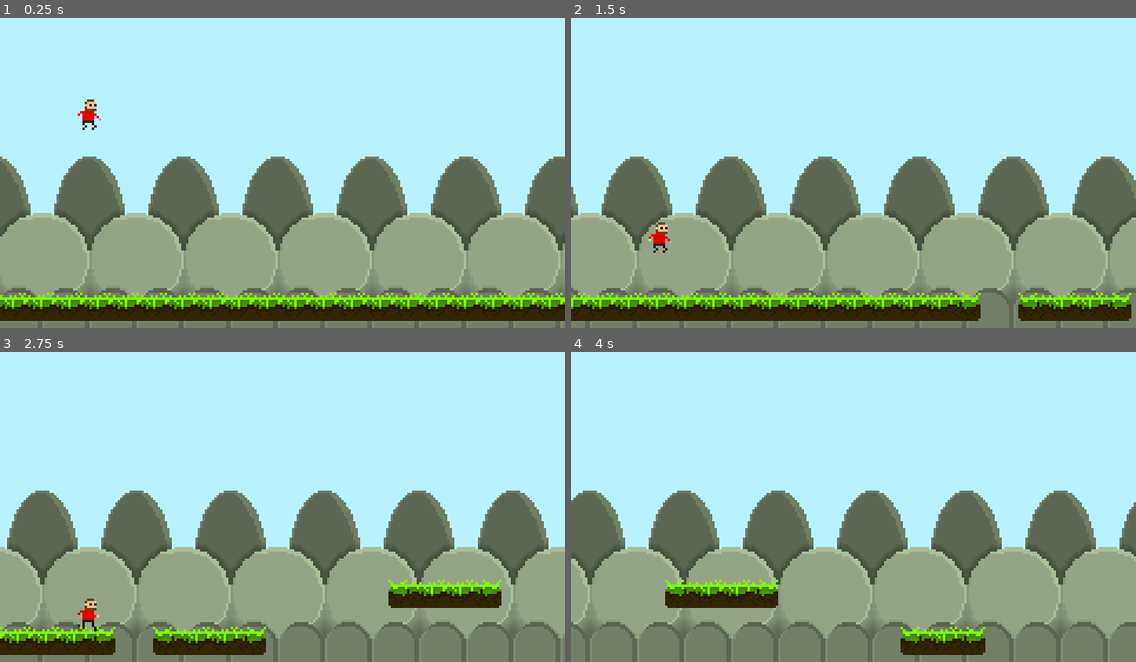
Above: before the commit, frames 1-4 (two rows, left to right).
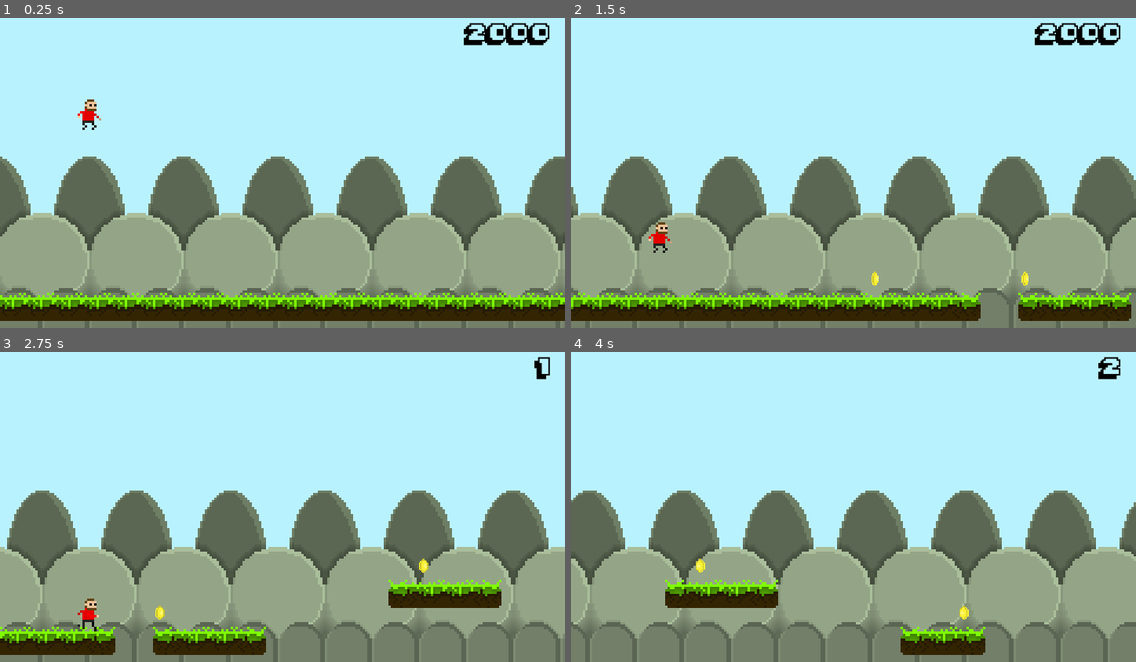
Above: after the commit, the same moments.

Repository: alexporcena/jumprunner
Game: Godot game, scene res://cenas/Jogo.tscn
Two runs of this game, one before a commit and one after it. Both use one fixed random seed, a clock stepped at 60 frames per second and the inputs below.
Inputs:
- Up to frame 1 (0.25 s): no input
- Up to frame 2 (1.5 s): tap Up (pular) at 0.77 s
- Up to frame 3 (2.75 s): tap Up (pular) at 1.52 s
- Up to frame 4 (4 s): tap Up (pular) at 3.02, 3.77 s

The runs differ from the first frame. In frame 1, 0.7% of the frame differs, in the area x 82-98%, y 1-9%; in frame 2, 0.8%, in the area x 53-98%, y 1-87%; in frame 3, 0.2%; in frame 4, 0.3%.

Commit message:
Arquivos parte 9

Diff:
--- /dev/null
+++ b/cenas/HUD.tscn
@@ -0,0 +1,26 @@
+[gd_scene load_steps=4 format=2]
+
+[ext_resource path="res://assets/fonte/Pixelmania.ttf" type="DynamicFontData" id=1]
+[ext_resource path="res://scripts/HUD.gd" type="Script" id=2]
+
+[sub_resource type="DynamicFont" id=1]
+size = 6
+font_data = ExtResource( 1 )
+
+[node name="HUD" type="CanvasLayer"]
+script = ExtResource( 2 )
+
+[node name="LabelPontos" type="Label" parent="."]
+anchor_left = 1.0
+anchor_right = 1.0
+margin_left = -43.0
+margin_top = 4.0
+margin_right = -7.0
+margin_bottom = 16.0
+custom_colors/font_color = Color( 0, 0, 0, 1 )
+custom_fonts/font = SubResource( 1 )
+text = "2000"
+align = 2
+__meta__ = {
+"_edit_use_anchors_": false
+}
--- a/cenas/Jogo.tscn
+++ b/cenas/Jogo.tscn
@@ -1,10 +1,13 @@
-[gd_scene load_steps=4 format=2]
+[gd_scene load_steps=5 format=2]
 
 [ext_resource path="res://cenas/PlanodeFundo.tscn" type="PackedScene" id=1]
 [ext_resource path="res://cenas/Personagem.tscn" type="PackedScene" id=2]
 [ext_resource path="res://cenas/SpawnerPlataformas.tscn" type="PackedScene" id=3]
+[ext_resource path="res://cenas/HUD.tscn" type="PackedScene" id=4]
 
 [node name="Jogo" type="Node2D"]
+
+[node name="HUD" parent="." instance=ExtResource( 4 )]
 
 [node name="PlanodeFundo" parent="." instance=ExtResource( 1 )]
 
--- /dev/null
+++ b/cenas/Moeda.tscn
@@ -0,0 +1,70 @@
+[gd_scene load_steps=14 format=2]
+
+[ext_resource path="res://scripts/Moeda.gd" type="Script" id=1]
+[ext_resource path="res://assets/imagens/moeda.png" type="Texture" id=2]
+
+[sub_resource type="AtlasTexture" id=1]
+atlas = ExtResource( 2 )
+region = Rect2( 0, 0, 12, 12 )
+
+[sub_resource type="AtlasTexture" id=2]
+atlas = ExtResource( 2 )
+region = Rect2( 12, 0, 12, 12 )
+
+[sub_resource type="AtlasTexture" id=3]
+atlas = ExtResource( 2 )
+region = Rect2( 24, 0, 12, 12 )
+
+[sub_resource type="AtlasTexture" id=4]
+atlas = ExtResource( 2 )
+region = Rect2( 36, 0, 12, 12 )
+
+[sub_resource type="AtlasTexture" id=5]
+atlas = ExtResource( 2 )
+region = Rect2( 48, 0, 12, 12 )
+
+[sub_resource type="AtlasTexture" id=6]
+atlas = ExtResource( 2 )
+region = Rect2( 60, 0, 12, 12 )
+
+[sub_resource type="AtlasTexture" id=7]
+atlas = ExtResource( 2 )
+region = Rect2( 72, 0, 12, 12 )
+
+[sub_resource type="AtlasTexture" id=8]
+atlas = ExtResource( 2 )
+region = Rect2( 84, 0, 12, 12 )
+
+[sub_resource type="AtlasTexture" id=9]
+atlas = ExtResource( 2 )
+region = Rect2( 96, 0, 12, 12 )
+
+[sub_resource type="SpriteFrames" id=10]
+animations = [ {
+"frames": [ SubResource( 1 ), SubResource( 2 ), SubResource( 3 ), SubResource( 4 ), SubResource( 5 ) ],
+"loop": true,
+"name": "padrao",
+"speed": 15.0
+}, {
+"frames": [ SubResource( 6 ), SubResource( 7 ), SubResource( 8 ), SubResource( 9 ) ],
+"loop": true,
+"name": "final",
+"speed": 12.0
+} ]
+
+[sub_resource type="CircleShape2D" id=11]
+radius = 3.0
+
+[node name="Moeda" type="Area2D"]
+script = ExtResource( 1 )
+
+[node name="AnimatedSprite" type="AnimatedSprite" parent="."]
+scale = Vector2( 0.5, 0.5 )
+frames = SubResource( 10 )
+animation = "padrao"
+
+[node name="CollisionShape2D" type="CollisionShape2D" parent="."]
+shape = SubResource( 11 )
+
+[connection signal="body_entered" from="." to="." method="_on_Moeda_body_entered"]
+[connection signal="animation_finished" from="AnimatedSprite" to="." method="_on_AnimatedSprite_animation_finished"]
--- a/project.godot
+++ b/project.godot
@@ -7,6 +7,16 @@
 ;   param=value ; assign values to parameters
 
 config_version=4
+
+_global_script_classes=[ {
+"base": "KinematicBody2D",
+"class": "Personagem",
+"language": "GDScript",
+"path": "res://scripts/Personagem.gd"
+} ]
+_global_script_class_icons={
+"Personagem": ""
+}
 
 [application]
 
--- /dev/null
+++ b/scripts/HUD.gd
@@ -0,0 +1,4 @@
+extends CanvasLayer
+
+func altera_pontuacao(pontos):
+	$LabelPontos.text = String(pontos)
--- /dev/null
+++ b/scripts/Moeda.gd
@@ -0,0 +1,14 @@
+extends Area2D
+
+func _ready():
+	$AnimatedSprite.play("padrao")
+
+func _on_Moeda_body_entered(body):
+	if body is Personagem:
+		$AnimatedSprite.play("final")
+		body.pontuacao()
+
+
+func _on_AnimatedSprite_animation_finished():
+	if $AnimatedSprite.animation == "final":
+		queue_free()
--- a/scripts/Personagem.gd
+++ b/scripts/Personagem.gd
@@ -1,8 +1,11 @@
+class_name Personagem
+
 extends KinematicBody2D
 
 const GRAVIDADE = 500
 const PULO = -200
 var velocidade = Vector2.ZERO
+var pontos = 0
 
 func _physics_process(delta):
 	velocidade.y += GRAVIDADE * delta
@@ -18,3 +21,7 @@
 			$AnimationPlayer.play("pulando")
 
 	velocidade = move_and_slide(velocidade, Vector2.UP)
+
+func pontuacao():
+	pontos += 1
+	get_parent().find_node("HUD").altera_pontuacao(pontos)
--- a/scripts/Plataforma.gd
+++ b/scripts/Plataforma.gd
@@ -1,6 +1,10 @@
 extends Node2D
 
+onready var Moeda = preload("res://cenas/Moeda.tscn")
 const VELOCIDADE_PLATAFORMA = -100
+
+func _ready():
+	randomize()
 
 func criar_plataforma(celulas):
 	$TileMap.set_cell(0, 0, 0)
@@ -12,3 +16,9 @@
 
 func _physics_process(delta):
 	position.x += VELOCIDADE_PLATAFORMA * delta
+
+func criar_moedas(celulas):
+	var instancia_moeda = Moeda.instance()
+	var posicao_x = randi() % (celulas + 2)
+	instancia_moeda.position = Vector2(posicao_x * 12 + 3, -6)
+	add_child(instancia_moeda)
--- a/scripts/SpawnerPlataformas.gd
+++ b/scripts/SpawnerPlataformas.gd
@@ -27,7 +27,7 @@
 	instancia_plataforma.position = posicao_anterior
 	instancia_plataforma.criar_plataforma(celulas)
 	add_child(instancia_plataforma)
-
+	instancia_plataforma.criar_moedas(celulas)
 
 func _on_Timer_timeout():
 
